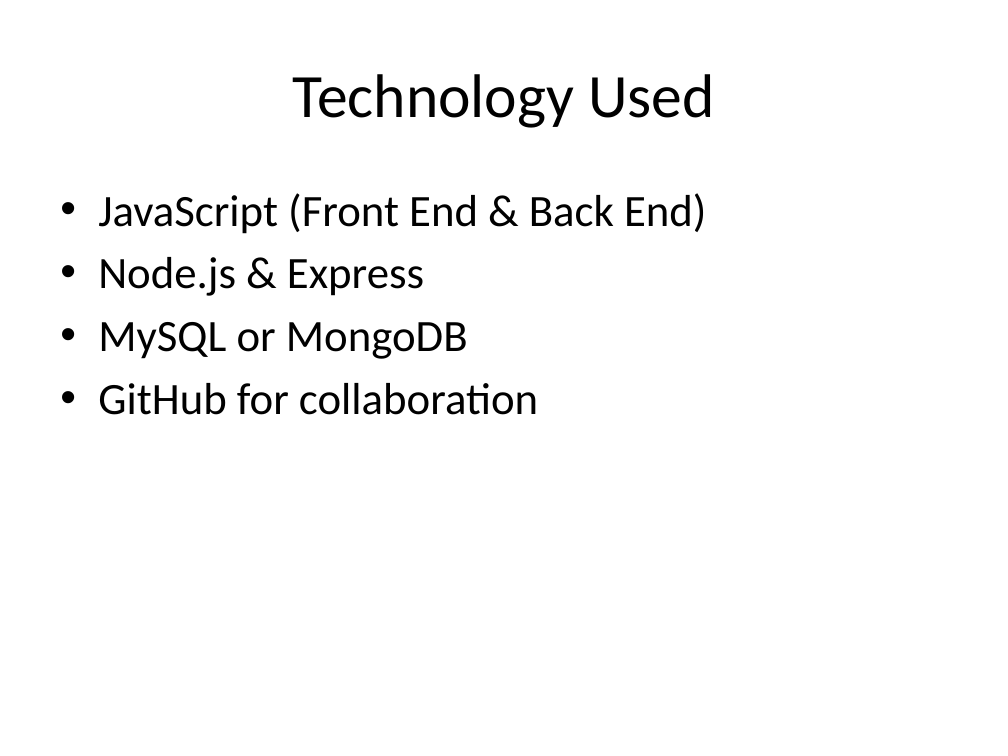
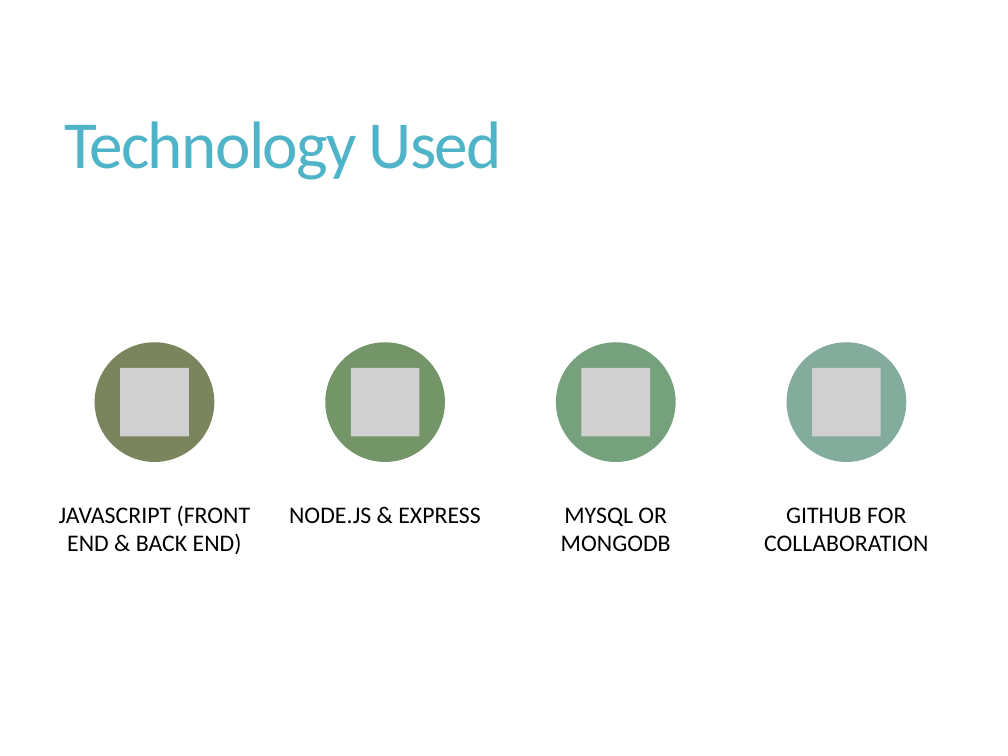
Before and after one commit to Buesse7310/Project-Alex-Roma-Nick-Eva-, a slide deck: slide 8 of docs/phase1/Spending_Habit_Tracker_Phase1.pptx. Drawn at 1008x756 pixels with LibreOffice and Linux fonts; fonts in the diff are those of the drawing; grey boxes stand for pictures. Boxes give left, top, right and bottom in pixels: in the first picture for what was removed or moved away, otherwise in the second. Text is boxed around its words. In the diff, an @@ line names an element or a change of style, - is before the commit and + after.

```diff
--- a/docs/phase1/Spending_Habit_Tracker_Phase1.pptx
+++ b/docs/phase1/Spending_Habit_Tracker_Phase1.pptx
@@ title "Technology Used": place and size @@
-title "Technology Used" at [293,74,715,128]
+title "Technology Used" at [64,121,502,180]
@@ title "Technology Used" at [64,121,502,180]: size 44 to 48 pt, text colour #000000 to #50B4C8, letter spacing 0 to -1.2 pt; alignment centre to left; line spacing 1 to 0.9 @@
@@ text removed at [98,193,706,415] @@
-• JavaScript (Front End & Back End)
-• Node.js & Express
-• MySQL or MongoDB
-• GitHub for collaboration
@@ group added at [59,343,928,554]: 4 ellipses, 4 pictures, 4 texts @@
+JAVASCRIPT (FRONT END & BACK END)
+NODE.JS & EXPRESS
+MYSQL OR MONGODB
+GITHUB FOR COLLABORATION
```
Also in this commit, not shown: 11 other slides changed.
